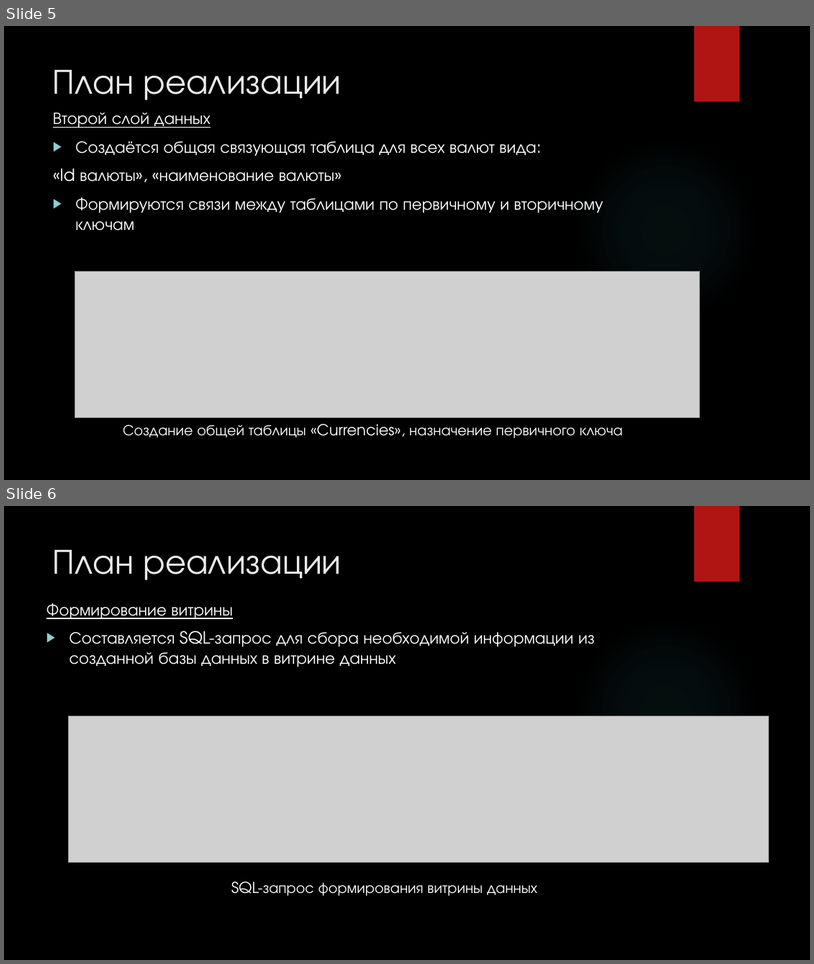
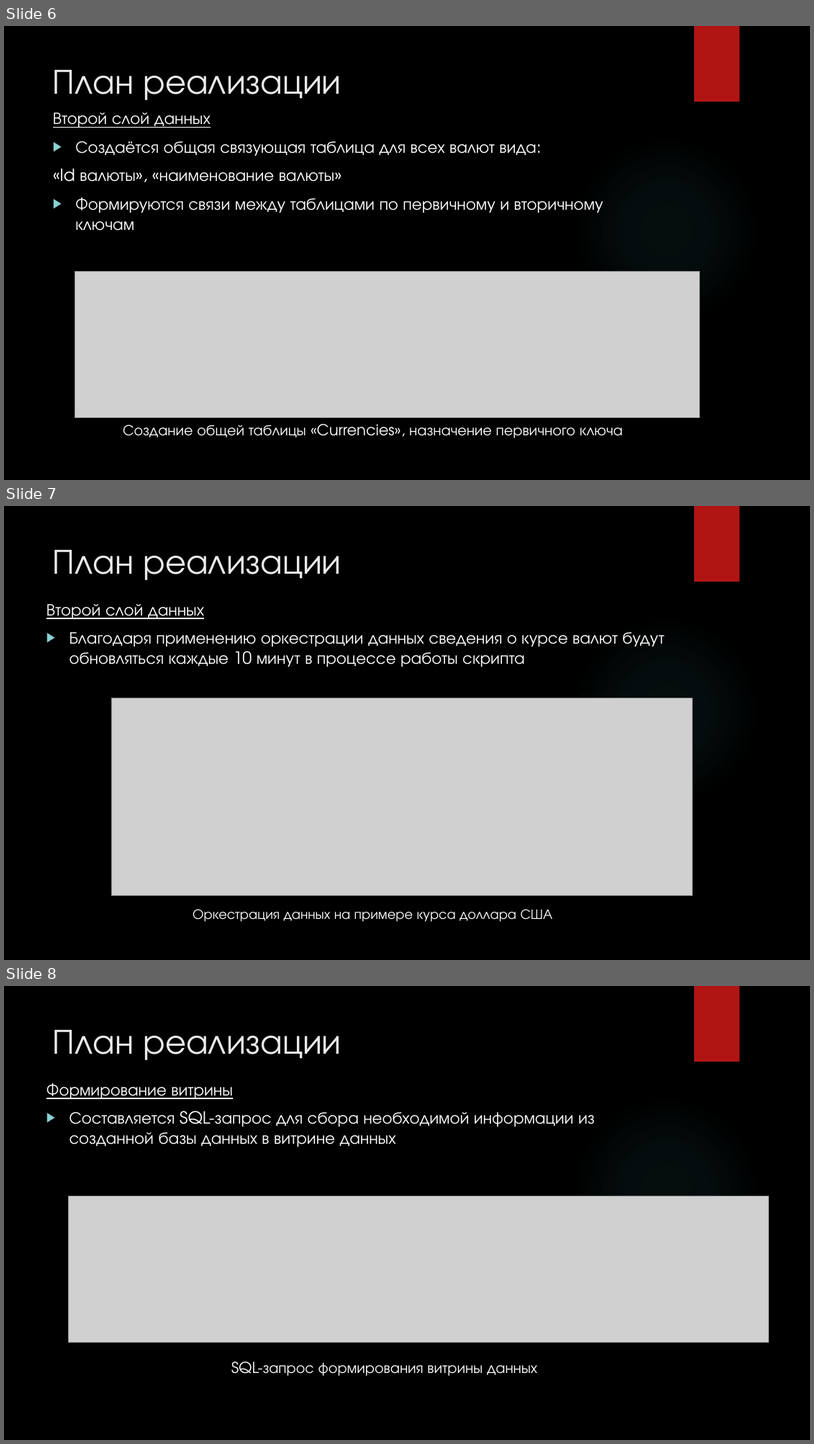
Before and after one commit to Git88user/Project_7, a slide deck: doc/Презентация_Project_7.pptx. Shown one above the other, each under a label of ours: slides 5 and 6 before the commit, slides 6, 7 and 8 after it. The pictures are 814x964 and 814x1444 pixels, drawn with LibreOffice and Linux fonts; fonts in the diff are those of the drawing; grey boxes stand for pictures; background and template pictures are left out. Boxes give left, top, right and bottom in pixels: in the first picture for what was removed or moved away, otherwise in the second. Text is boxed around its words. In the diff, an @@ line names an element or a change of style, - is before the commit and + after.

```diff
--- a/doc/Презентация_Project_7.pptx
+++ b/doc/Презентация_Project_7.pptx
@@ slide 7 added at bbox=[4, 506, 810, 960], background picture (left out); not listed: 2 template elements that a slide beside it also shows @@
@@ title added at bbox=[53, 550, 342, 580], 42 pt, text #EBEBEB @@
+План реализации
@@ text added at bbox=[46, 604, 664, 667], 20 pt, text #FFFFFF @@
+Второй слой данных
+▶ Благодаря применению оркестрации данных сведения о курсе валют будут обновляться каждые 10 минут в процессе работы скрипта
@@ picture added at bbox=[112, 698, 692, 896] @@
@@ text added at bbox=[193, 908, 553, 921], 16.6 pt, text #FFFFFF @@
+Оркестрация данных на примере курса доллара США
@@ what was slide 5 is now slide 6 @@
@@ what was slide 6 is now slide 8 @@
```
Also in this commit, not shown: 1 slide changed, 2 other slides added, 3 other files.
